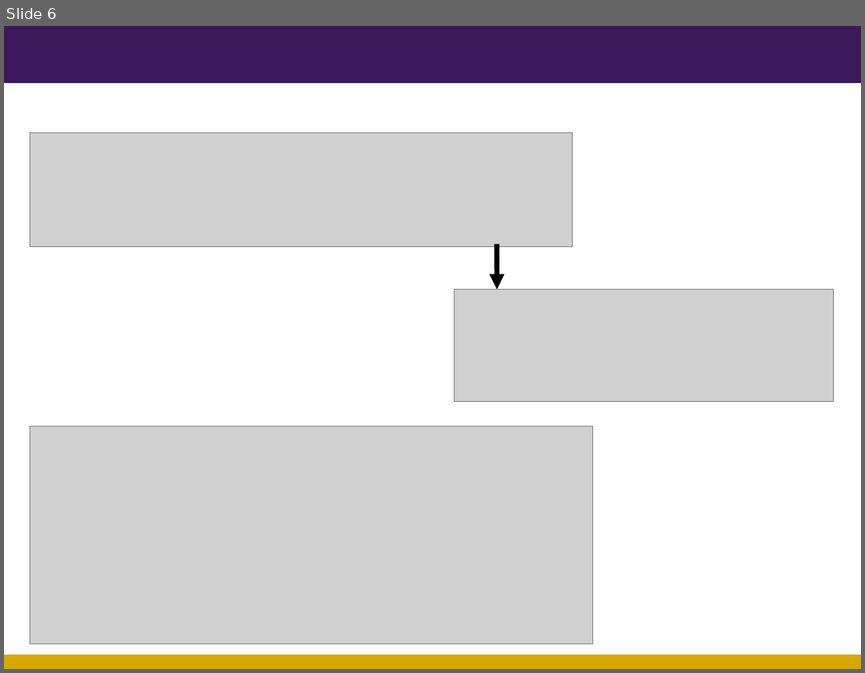
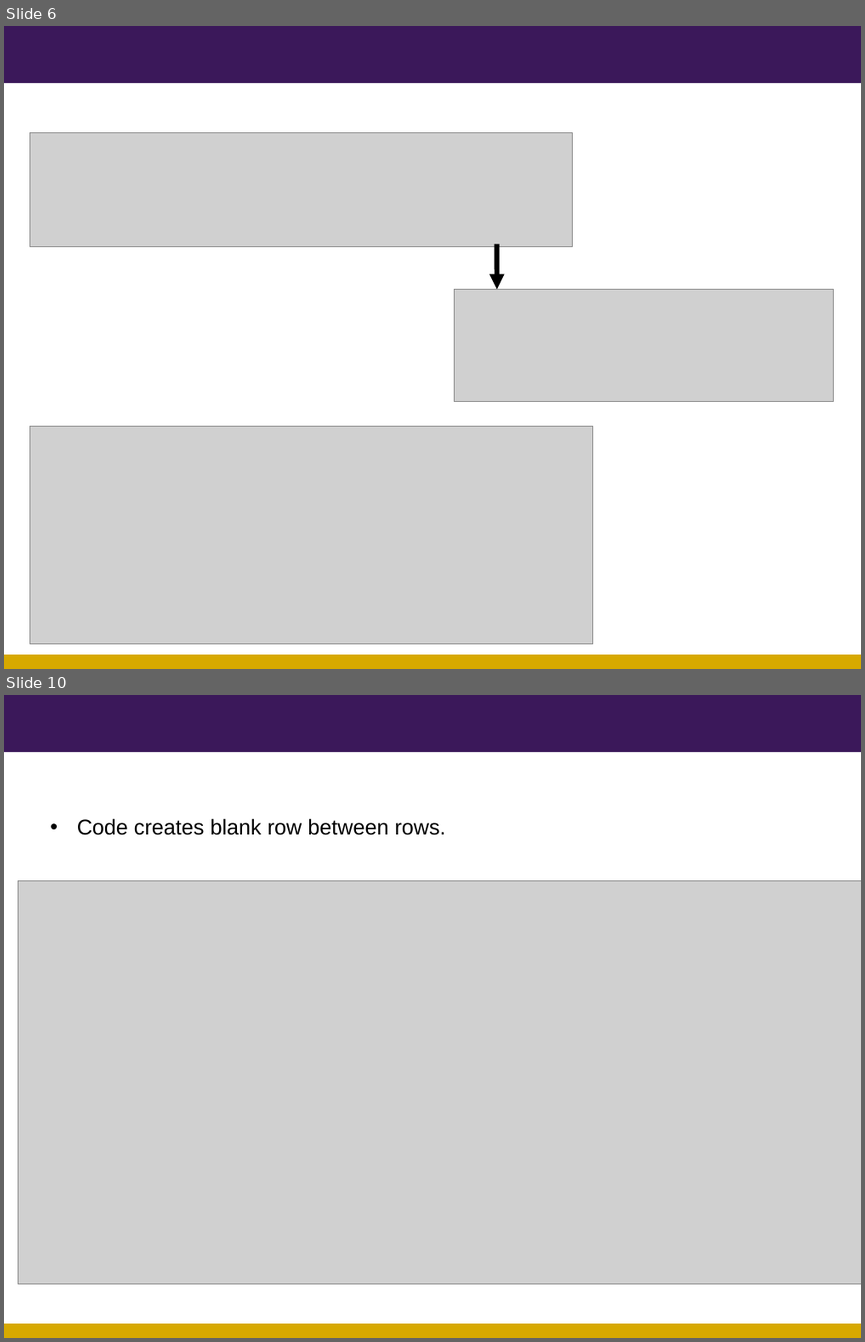
Before and after one commit to kpolimis/nfl-combine-evaluation, a slide deck: nflPP-CSE599-TechnologyReview.ppt. Shown one above the other, each under a label of ours: slide 6 before the commit, slides 6 and 10 after it; the slides between them are not shown. The pictures are 865x673 and 865x1342 pixels, drawn with LibreOffice and Linux fonts; fonts in the diff are those of the drawing; grey boxes stand for pictures; background and template pictures are left out. Boxes give left, top, right and bottom in pixels: in the first picture for what was removed or moved away, otherwise in the second. Text is boxed around its words. In the diff, an @@ line names an element or a change of style, - is before the commit and + after.

```diff
--- a/nflPP-CSE599-TechnologyReview.ppt
+++ b/nflPP-CSE599-TechnologyReview.ppt
@@ slide 10 added at (x1=4, y1=695, x2=861, y2=1338), background #FFFFFF; not listed: 2 template elements that a slide beside it also shows @@
@@ text added at (x1=77, y1=818, x2=446, y2=835), 18 pt, text #000000 @@
+• Code creates blank row between rows.
@@ picture added at (x1=18, y1=881, x2=861, y2=1285) @@
```
Also in this commit, not shown: 1 slide changed, 2 other slides added, 2 slides removed.
